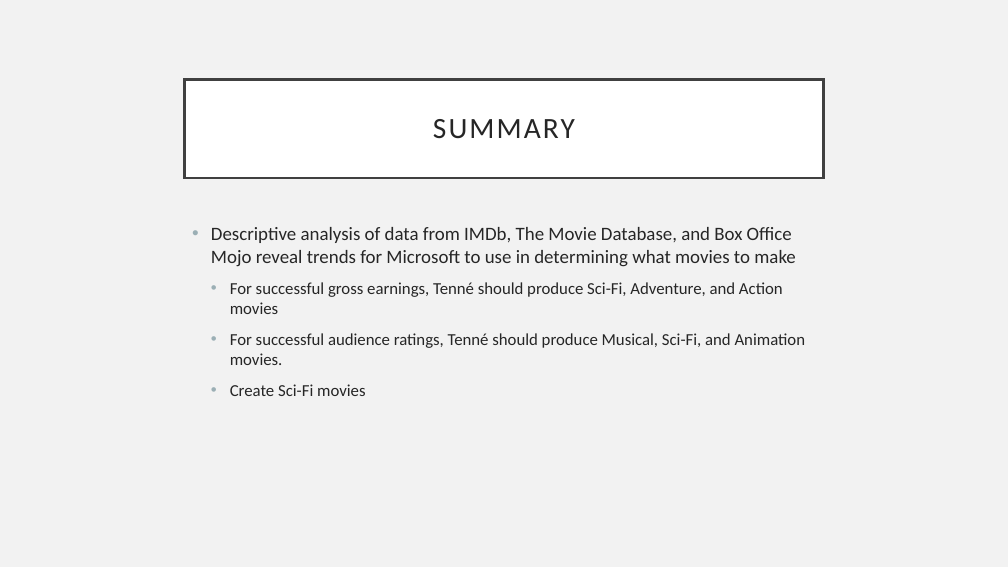
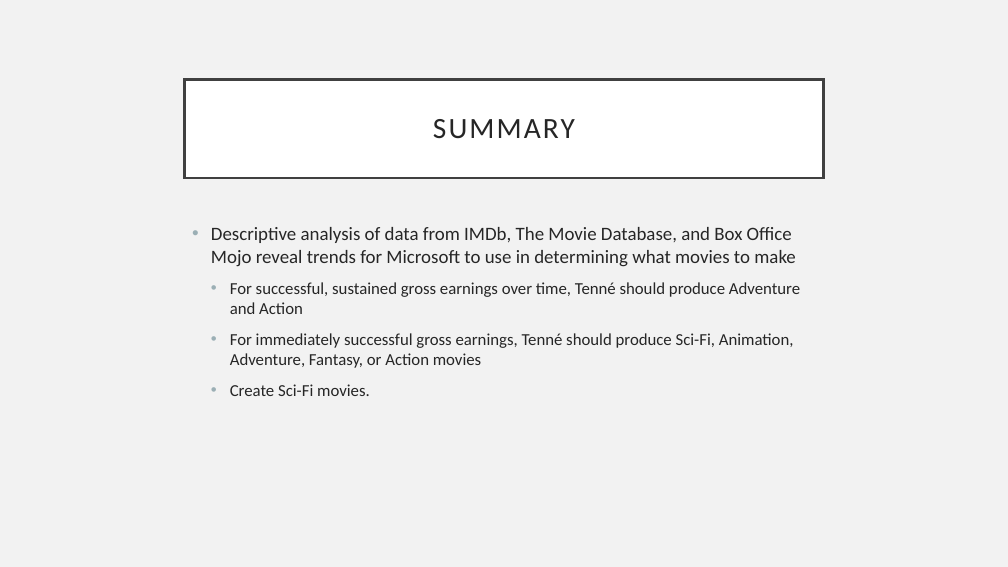
Before and after one commit to rfb-vibe/movie-studio-project, a slide deck: slide 2 of microsoft-tenne-project-presentation.pptx. Drawn at 1008x567 pixels with LibreOffice and Linux fonts; fonts in the diff are those of the drawing. Boxes give left, top, right and bottom in pixels: in the first picture for what was removed or moved away, otherwise in the second. Text is boxed around its words. In the diff, an @@ line names an element or a change of style, - is before the commit and + after.

```diff
--- a/microsoft-tenne-project-presentation.pptx
+++ b/microsoft-tenne-project-presentation.pptx
@@ text at [230,282,800,396]: text changed @@
-  • For successful gross earnings, Tenné should produce Sci-Fi, Adventure, and Action movies
-  • For successful audience ratings, Tenné should produce Musical, Sci-Fi, and Animation movies.
-  • Create Sci-Fi movies
+  • For successful, sustained gross earnings over time, Tenné should produce Adventure and Action
+  • For immediately successful gross earnings, Tenné should produce Sci-Fi, Animation, Adventure, Fantasy, or Action movies
+  • Create Sci-Fi movies.
```
Also in this commit, not shown: 3 other slides changed, 1 slide added, 1 slide removed, 1 other file.
